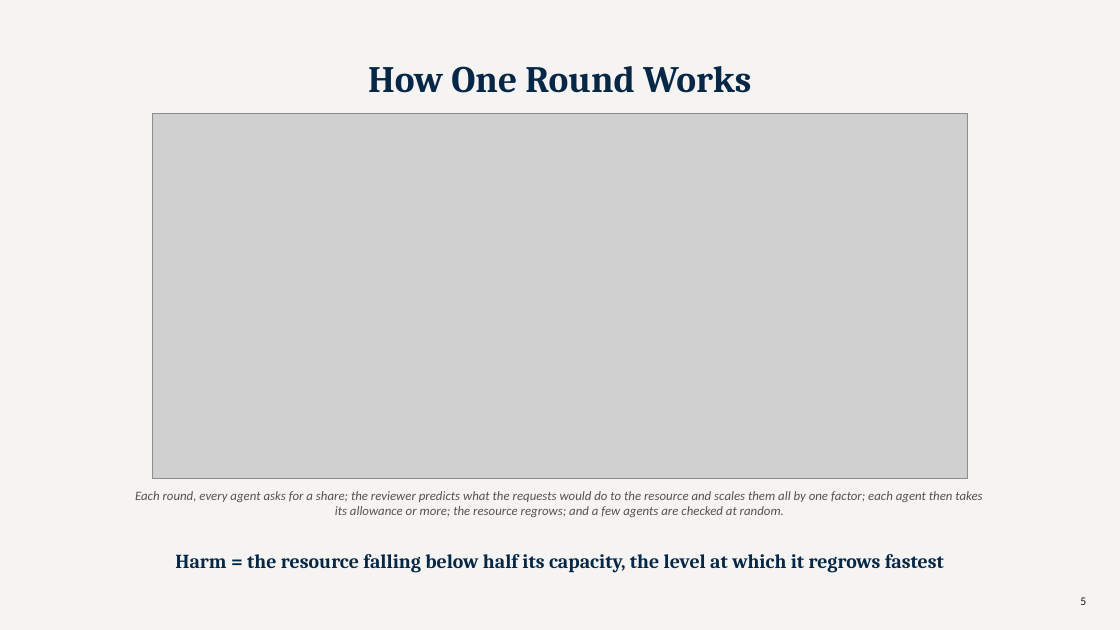
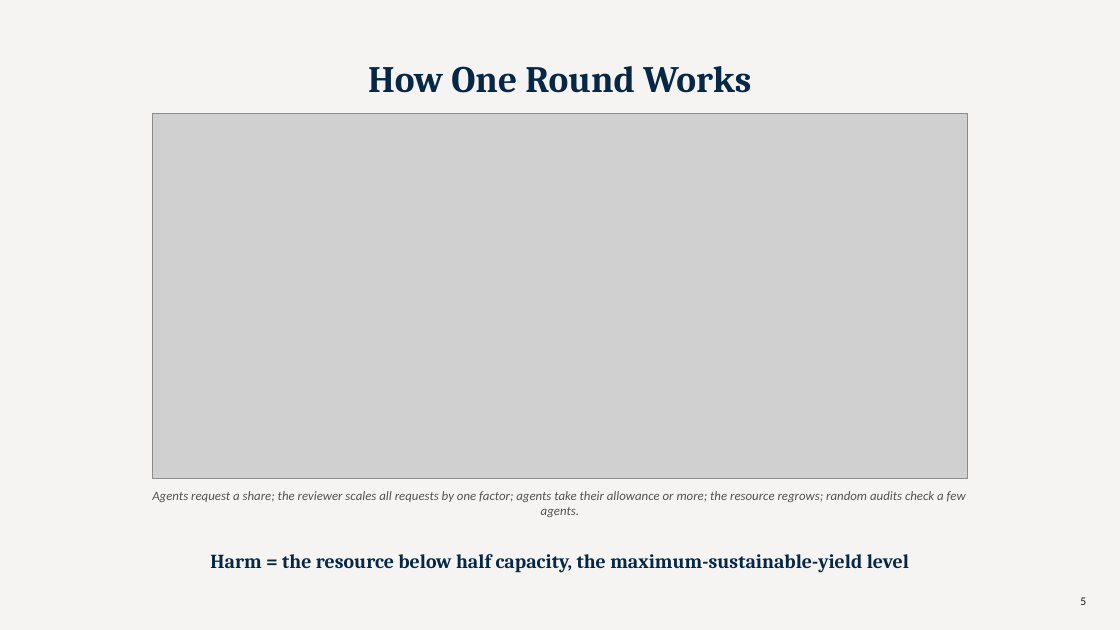
Before and after one commit to TallowCatch/invasion-commons, a slide deck: slide 5 of notes/slides/2026-10-13_phd_catchup/phd_catchup_2026-10-13.pptx. Drawn at 1120x630 pixels with LibreOffice and Linux fonts; fonts in the diff are those of the drawing; grey boxes stand for pictures. Boxes give left, top, right and bottom in pixels: in the first picture for what was removed or moved away, otherwise in the second. Text is boxed around its words. In the diff, an @@ line names an element or a change of style, - is before the commit and + after.

```diff
--- a/notes/slides/2026-10-13_phd_catchup/phd_catchup_2026-10-13.pptx
+++ b/notes/slides/2026-10-13_phd_catchup/phd_catchup_2026-10-13.pptx
@@ text at (152,491,966,517): text changed @@
-Each round, every agent asks for a share; the reviewer predicts what the requests would do to the resource and scales them all by one factor; each agent then takes its allowance or more; the resource regrows; and a few agents are checked at random.
+Agents request a share; the reviewer scales all requests by one factor; agents take their allowance or more; the resource regrows; random audits check a few agents.
@@ text at (210,554,909,573): text changed @@
-Harm = the resource falling below half its capacity, the level at which it regrows fastest
+Harm = the resource below half capacity, the maximum-sustainable-yield level
```
Also in this commit, not shown: 13 other slides changed, 8 other files.
